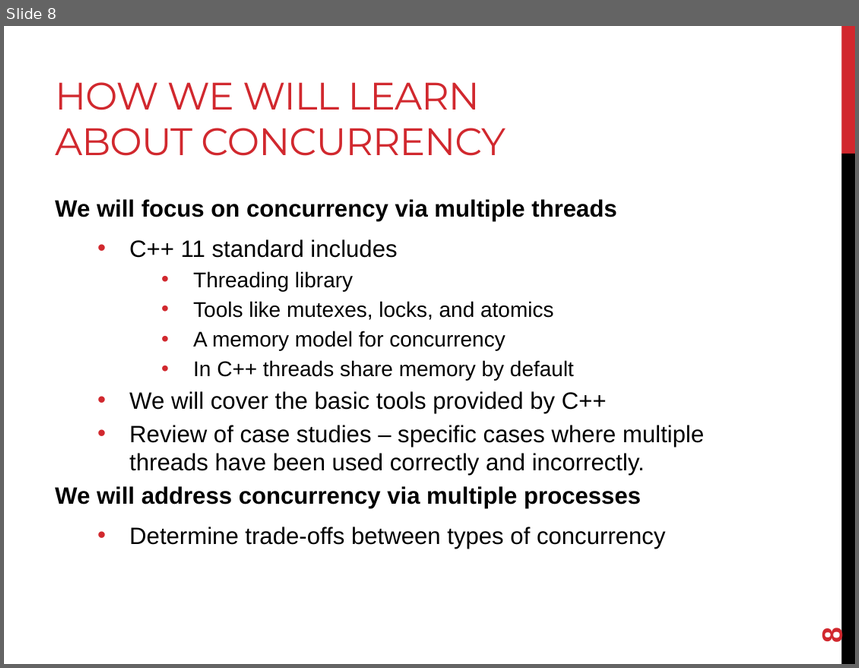
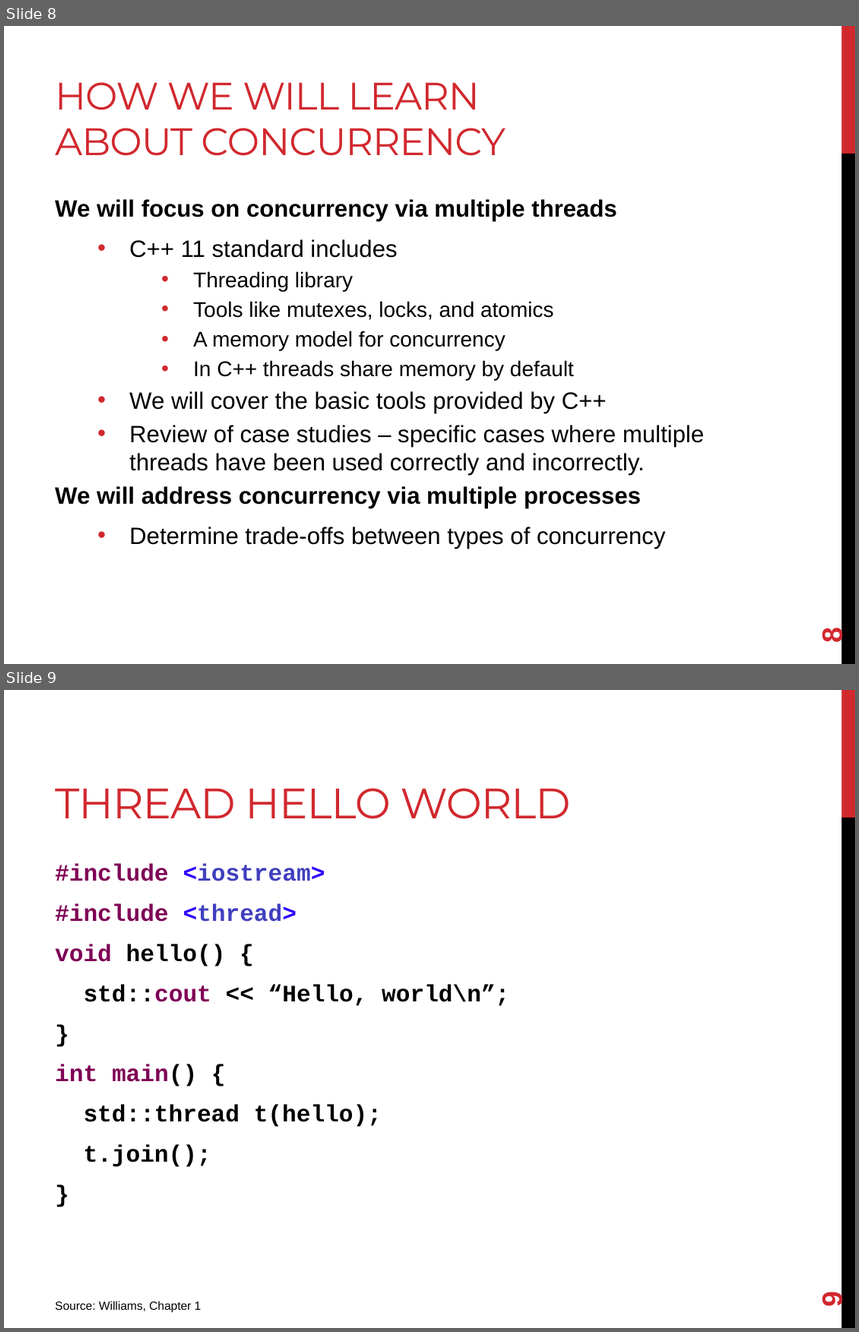
Before and after one commit to joshpeterson/DevelopingConcurrentSoftware, a slide deck: Lectures/Threads/Threads.pptx. Shown one above the other, each under a label of ours: slide 8 before the commit, slides 8 and 9 after it. The pictures are 859x668 and 859x1332 pixels, drawn with LibreOffice and Linux fonts; fonts in the diff are those of the drawing. Boxes give left, top, right and bottom in pixels: in the first picture for what was removed or moved away, otherwise in the second. Text is boxed around its words. In the diff, an @@ line names an element or a change of style, - is before the commit and + after.

Commit message:
Add more information about threads.

```diff
--- a/Lectures/Threads/Threads.pptx
+++ b/Lectures/Threads/Threads.pptx
@@ slide 9 added at <box>4,690,855,1328</box>, background #FFFFFF; not listed: 2 template elements that a slide beside it also shows @@
@@ title added at <box>55,788,571,819</box>, 36 pt, text #D1282E @@
+THREAD HELLO WORLD
@@ text added at <box>55,863,509,1167</box>, 20 pt, text #000000, bold @@
+#include <iostream>
+#include <thread>
+void hello() {
+std::cout << “Hello, world\n”;
+}
+int main() {
+std::thread t(hello);
+t.join();
+}
@@ text added at <box>55,1301,202,1312</box>, 10 pt, text #000000 @@
+Source: Williams, Chapter 1
@@ page number added at <box>816,1293,848,1308</box>, 24 pt, text #D1282E, bold @@
+9
```
Also in this commit, not shown: 2 other slides added, 9 other files.
